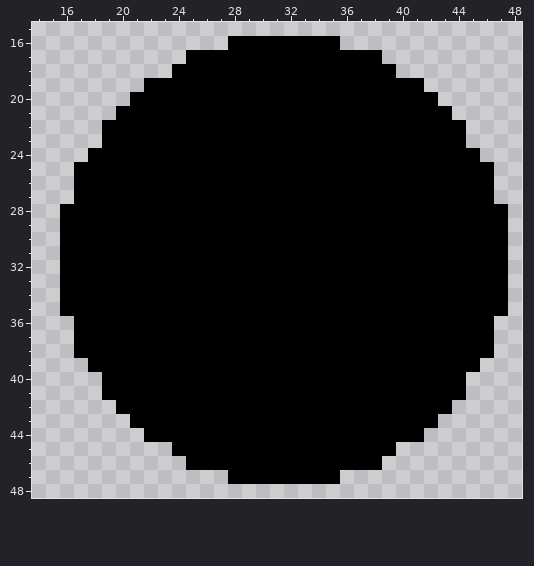
One commit to this pixel-art sprite: enemy/track_enemy/track_enemy.png. Above is the file before it was changed.
The file is 64x64 pixels. Shown: x 14..48, y 15..48.
New version:
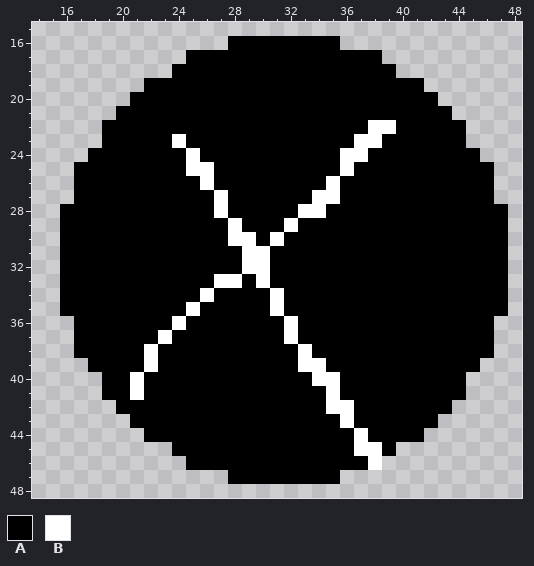
Palette (. is transparent): A #000000  B #ffffff
Message: added spin anim
Difference:
Colour A becomes colour B in row 22 at x 38 to 39; in row 23 at x 24 and 37 to 38; in row 24 at x 25 and 36 to 37; in row 25 at x 25 to 26 and 36; in row 26 at x 26 and 35; in row 27 at x 27 and 34 to 35.
Colour A becomes colour B in row 28 at x 27 and 33 to 34; in row 29 at x 28 and 32; in row 30 at x 28 to 29 and 31; in rows 31 to 32 at x 29 to 30; in row 33 at x 27 to 28 and 30; in row 34 at x 26 and 31.
Colour A becomes colour B in row 35 at x 25 and 31; in row 36 at x 24 and 32; in row 37 at x 23 and 32; in row 38 at x 22 and 33; in row 39 at x 22 and 33 to 34; in row 40 at x 21 and 34 to 35.
Colour A becomes colour B in row 41 at x 21 and 35; in row 42 at x 35 to 36; in row 43 at x 36; in row 44 at x 37; in row 45 at x 37 to 38; in row 46 at x 38.
